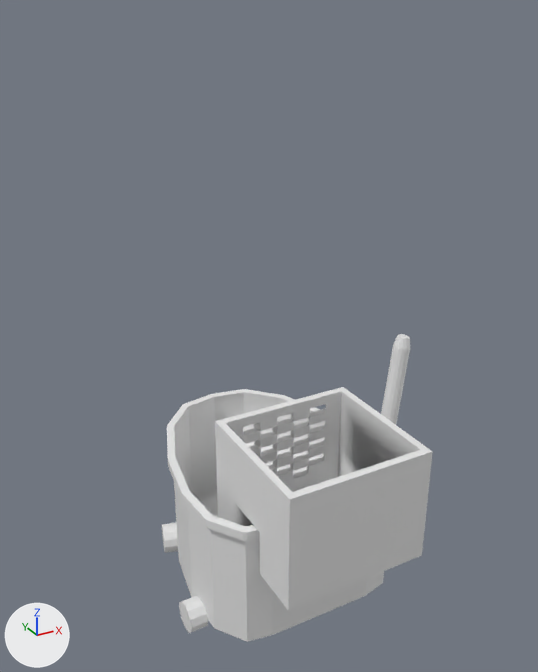
An edit to the FBX model UnreliableNarratorv1/Assets/Scenes/GameLevel/Assets/FBX fiels/mop bucket.fbx, drawn before and after from the same camera.
Rendered twice from a 50 mm camera at (-1.22, -2.16, 2.09) aimed at (0.06, 0.17, 0.93). The lights are fixed; the arrows at lower left show +X, +Y and +Z. Where no turn or scale is listed for an object, it has been applied to the vertices.

The first picture shows 'basket', 'bucket', 'crank', 'wheels'.
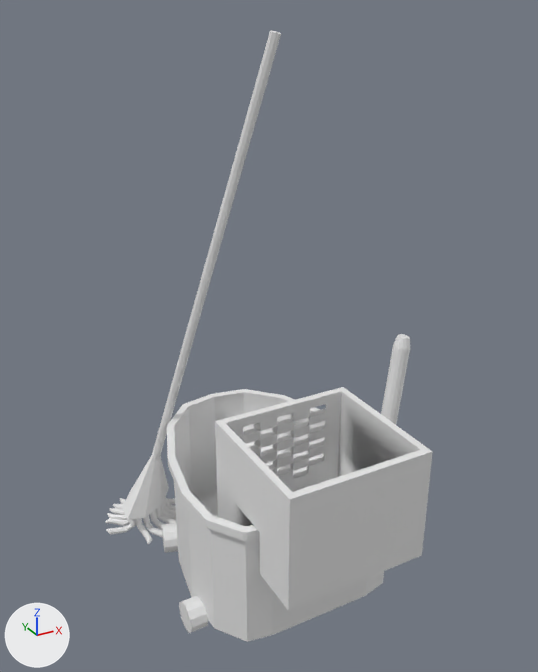
Edits to the bpy script that builds the scene:
```text
Add me_cylinder_019:
    me_cylinder_019.from_pydata(...)  # 720 vertices, 608 faces; spans x -0.364..0.055, y -0.235..0.161, z -0.018..0.15
Add me_cylinder_022:
    me_cylinder_022.from_pydata(...)  # 27 vertices, 20 faces; spans x -0.2..0.38, y -0.43..0.2, z -0.38..1.71
Add ob_mop:
    ob_mop = bpy.data.objects.new('mop', me_cylinder_019)
    ob_mop.location = (-0.155, 0.74, -0.144)
Add ob_handle:
    ob_handle = bpy.data.objects.new('handle', me_cylinder_022)
    ob_handle.location = (-0.244, 0.637, 0.311)
```

Location of each change, [x1, y1, x2, y2] in pixels of the pictures (538 x 672 px):
'handle', added: after [122, 30, 281, 519]
'mop', added: after [105, 497, 176, 544]
